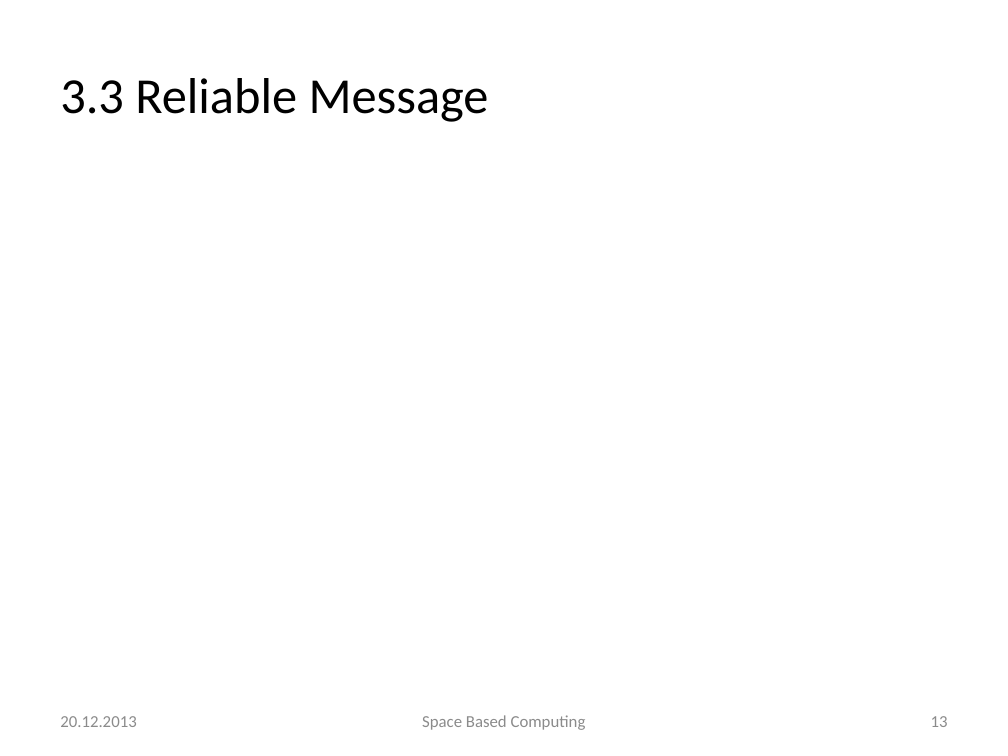
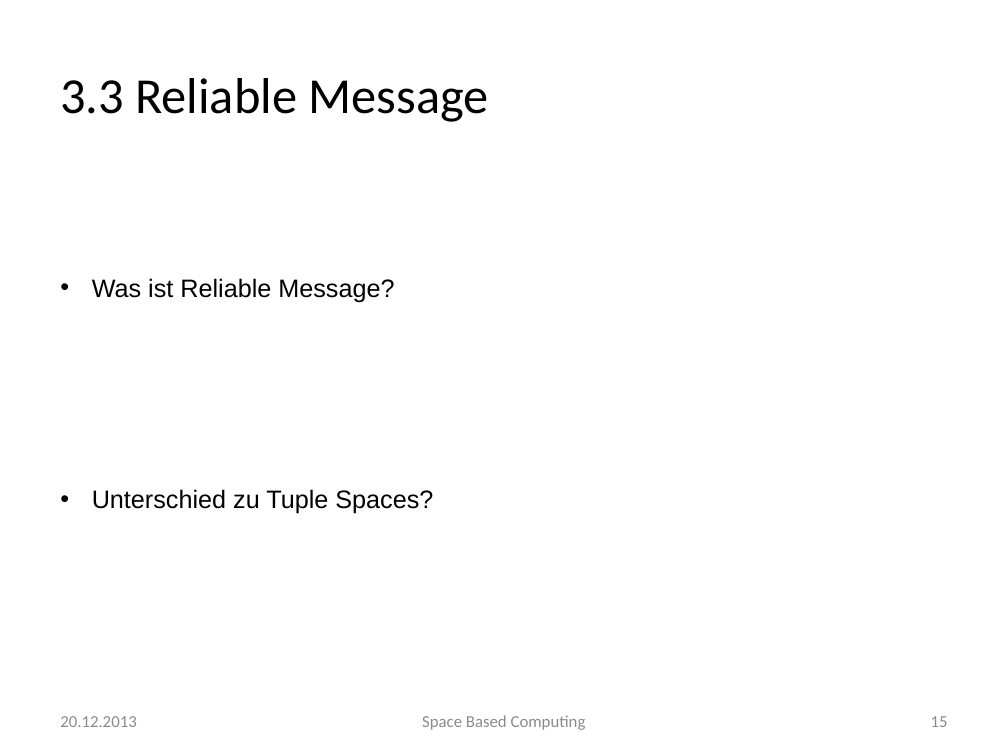
Before and after one commit to traxl/sbcAusarbeitung, a slide deck: slide 15 of Space Based Computing.pptx (slide 13 before the commit). Drawn at 1008x756 pixels with LibreOffice and Linux fonts; fonts in the diff are those of the drawing; background and template pictures are left out. Boxes give left, top, right and bottom in pixels: in the first picture for what was removed or moved away, otherwise in the second. Text is boxed around its words. In the diff, an @@ line names an element or a change of style, - is before the commit and + after.

```diff
--- a/Space Based Computing.pptx
+++ b/Space Based Computing.pptx
@@ text added at bbox=[92, 278, 433, 514], 18 pt, text #000000 @@
+• Was ist Reliable Message?
+• Unterschied zu Tuple Spaces?
@@ page number at bbox=[931, 716, 948, 727]: text changed @@
-13
+15
```
Also in this commit, not shown: 11 other slides changed, 6 slides added, 2 other files.
